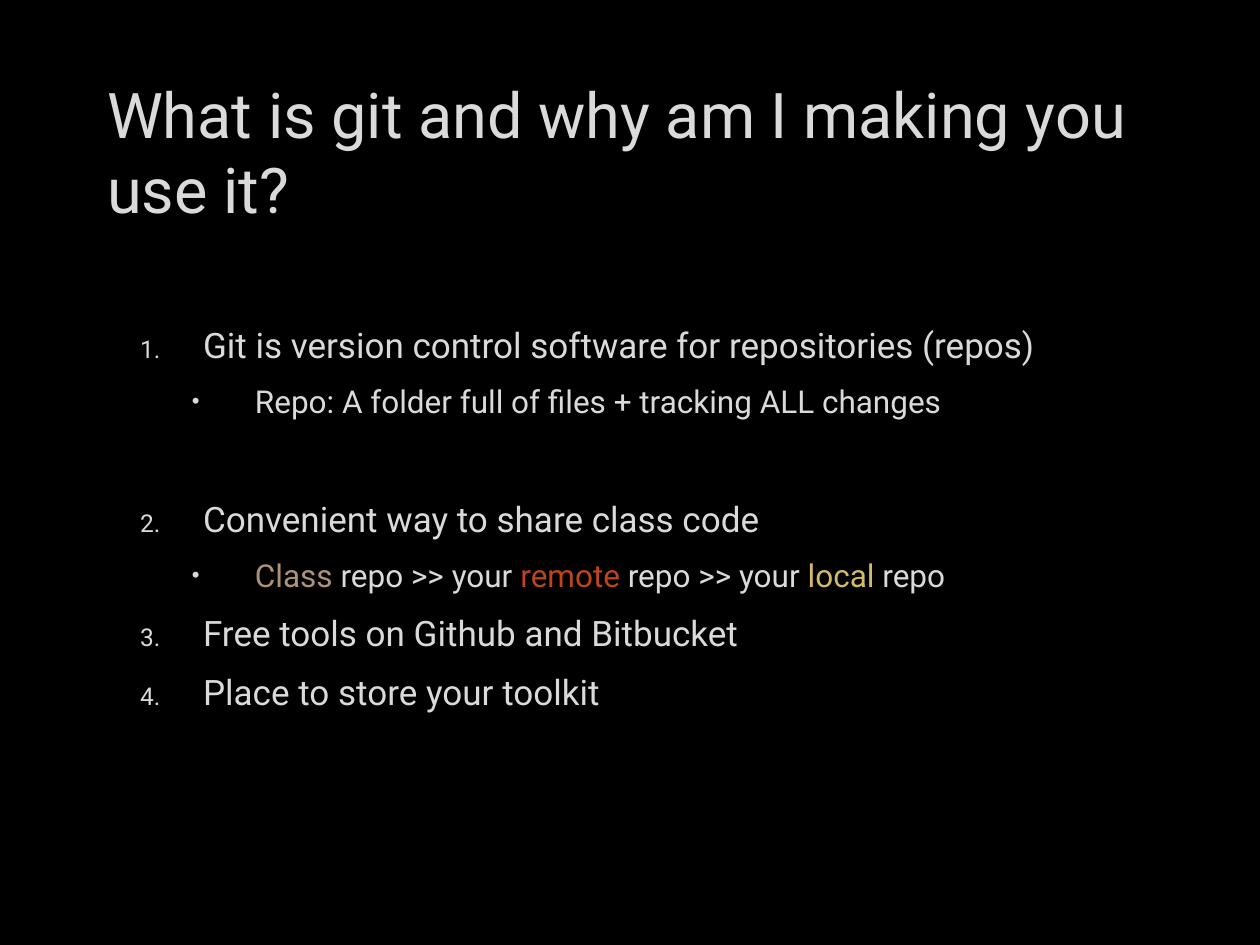
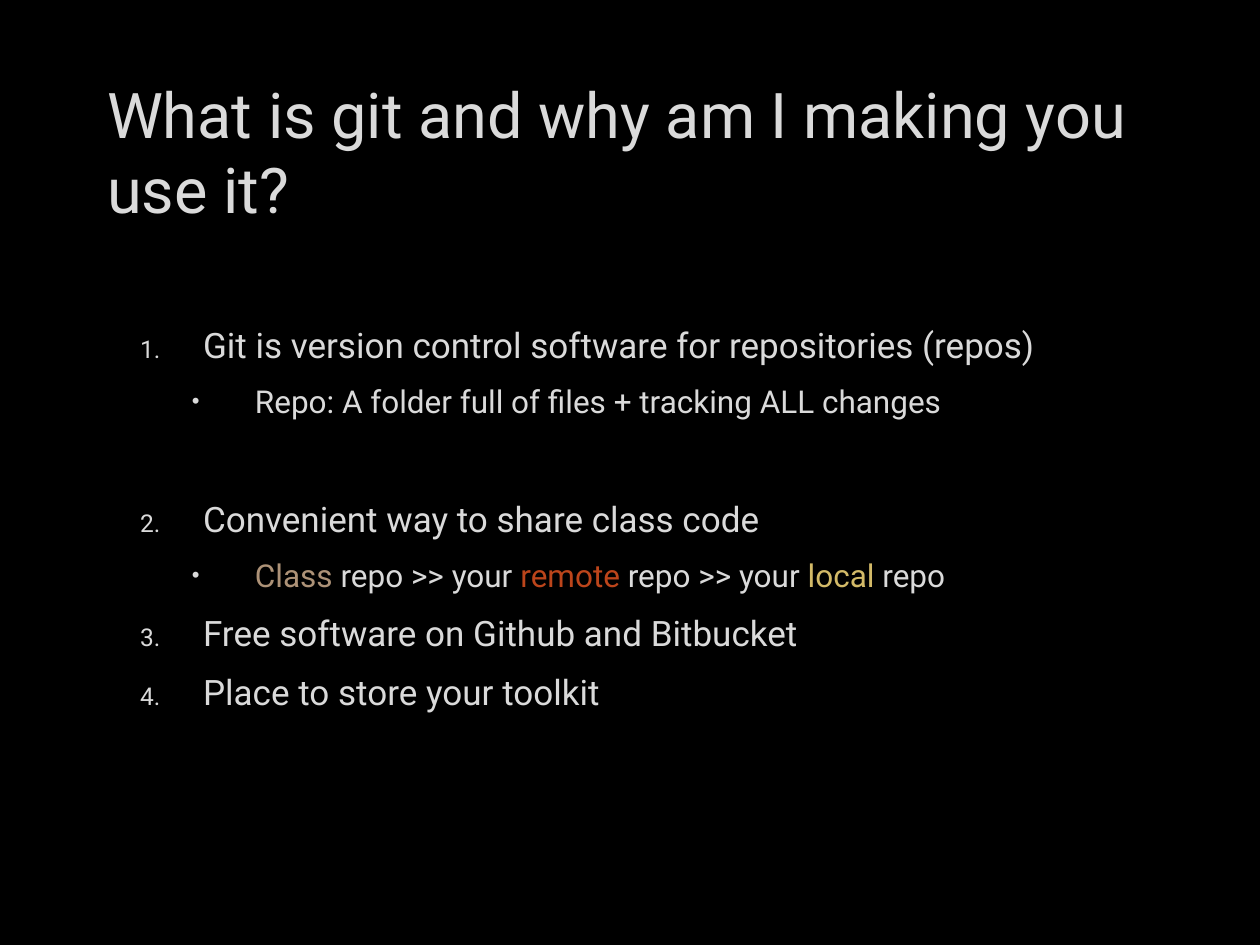
Before and after one commit to fdmast/Pabio536, a slide deck: slide 7 of C1_Introduction/ClassOne.GithubIntro.pptx. Drawn at 1260x945 pixels with LibreOffice and Linux fonts; fonts in the diff are those of the drawing; background and template pictures are left out. Boxes give left, top, right and bottom in pixels: in the first picture for what was removed or moved away, otherwise in the second. Text is boxed around its words. In the diff, an @@ line names an element or a change of style, - is before the commit and + after.

```diff
--- a/C1_Introduction/ClassOne.GithubIntro.pptx
+++ b/C1_Introduction/ClassOne.GithubIntro.pptx
@@ text at bbox=[203, 619, 798, 647]: text changed @@
-3. Free tools on Github and Bitbucket
+3. Free software on Github and Bitbucket
```
Also in this commit, not shown: 3 other slides changed, 18 other files.
